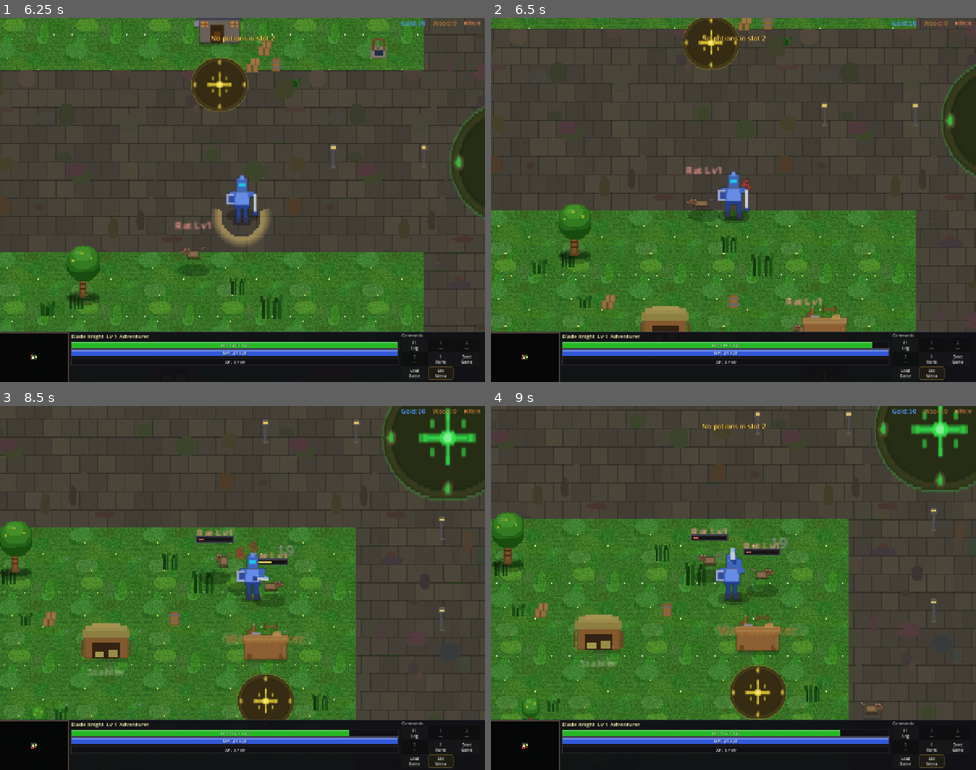
Above: before the commit, frames 1-4 (two rows, left to right).
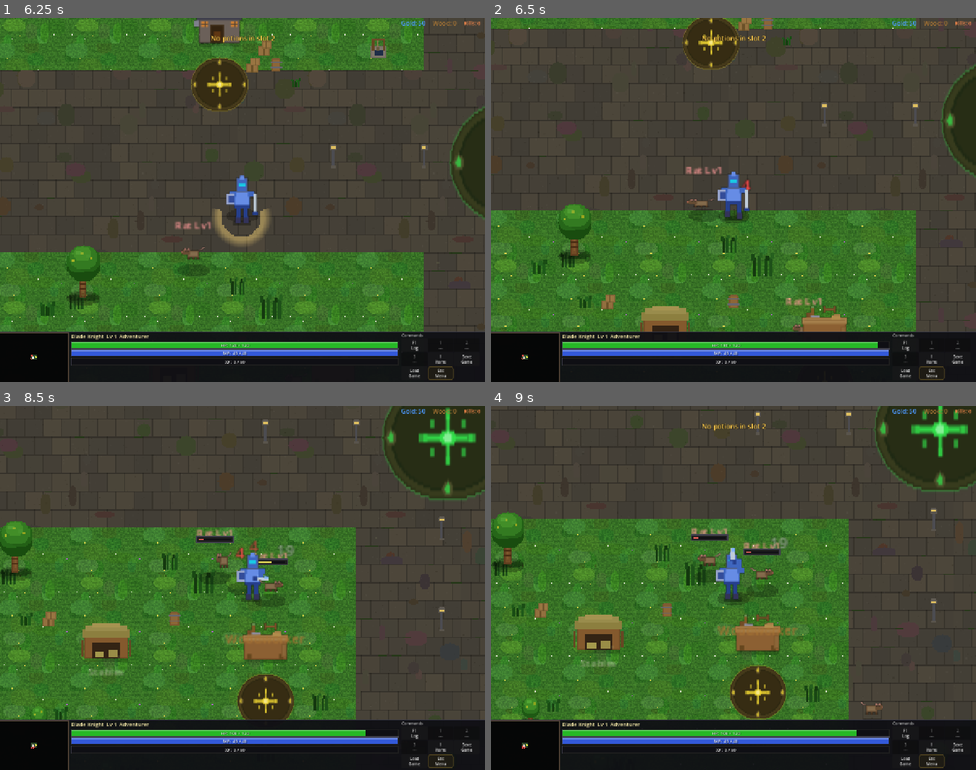
Above: after the commit, the same moments.

Repository: slxny/legends-open-rpg
Game: Godot game, scene res://scenes/main.tscn
The game is run twice, just before and just after one commit, with the same random seed, the same clock (stepped at 60 frames per second) and the same inputs.
Inputs (mouse positions are in pixels of both pictures, inside the frame that each line leads up to):
- Up to frame 1 (6.25 s): click "SELECT" at 0.5 s; tap Enter at 1.25 s; drag from (33, 356) to (242, 178) at 1.27 s; drag from (145, 218) to (266, 232) at 2.02 s; move the mouse to (291, 119) at 2.77 s; hold D (move_right) 2.78-3.5 s; hold Space (attack) 2.78-3.5 s; tap F (interact) at 2.85 s; drag from (218, 272) to (276, 141) at 3.52 s; move the mouse to (388, 254) at 4.27 s; hold A (move_left) 4.28-5 s; hold Space (attack) 4.28-5 s; tap 2 at 4.35 s; drag from (97, 145) to (223, 200) at 5.02 s; move the mouse to (48, 323) at 5.77 s; hold S (move_down) from 5.78 s (still down); hold Space (attack) from 5.78 s (still down); click (48, 323) at 5.92 s
- Up to frame 2 (6.5 s): keep holding S (move_down); keep holding Space (attack)
- Up to frame 3 (8.5 s): release S (move_down) at 6.5 s; release Space (attack) at 6.5 s; drag from (213, 602) to (145, 606) at 6.52 s; drag from (363, 679) to (242, 588) at 7.27 s; drag from (43, 733) to (218, 660) at 8.02 s
- Up to frame 4 (9 s): move the mouse to (879, 748) at 8.77 s; hold S (move_down) from 8.78 s (still down); hold Space (attack) from 8.78 s (still down); tap 2 at 8.85 s; click (879, 748) at 8.92 s

Frame 1 is identical in both runs. In frame 2, less than 0.1% of the frame differs, in the area x 48-80%, y 44-91%; in frame 3, 0.1%, in the area x 48-76%, y 37-91%; in frame 4, less than 0.1%.

Commit message:
Nerf rats 50% and add 2% bleeding debuff (v0.63.1)
Co-Authored-By: Claude Opus 4.6 <noreply@anthropic.com>

Diff:
--- a/scenes/enemies/creep_camp.gd
+++ b/scenes/enemies/creep_camp.gd
@@ -13,10 +13,13 @@
 		"move_speed": 100.0,
 		"attack_range": 28.0,
 		"aggro_range": 120.0,
-		"attack_damage": 6,
-		"xp_reward": 4,
+		"attack_damage": 4,
+		"xp_reward": 2,
 		"gold_reward": 1,
 		"drop_table": "rat",
+		"xp_scale": 4,    # Half normal (8) — rats grow slower
+		"gold_scale": 1,   # Half normal (3)
+		"atk_scale": 1,    # Half normal (3)
 	},
 	"goblin": {
 		"name": "Goblin",
@@ -489,8 +492,8 @@
 		"move_speed": type_data["move_speed"],
 		"attack_range": type_data["attack_range"],
 		"aggro_range": type_data["aggro_range"],
-		"xp_reward": int((type_data["xp_reward"] + (level - 1) * 8) * weakness_factor),
-		"gold_reward": int((type_data["gold_reward"] + (level - 1) * 3) * weakness_factor),
+		"xp_reward": int((type_data["xp_reward"] + (level - 1) * type_data.get("xp_scale", 8)) * weakness_factor),
+		"gold_reward": int((type_data["gold_reward"] + (level - 1) * type_data.get("gold_scale", 3)) * weakness_factor),
 		"drop_table": type_data["drop_table"],
 		"weakness_factor": weakness_factor,
 		"is_mini_boss": is_mini_boss,
@@ -502,7 +505,7 @@
 		var type_max = type_data["level_range"][1]
 		if stats_level > type_max:
 			# Scale explicit attack damage for boosted levels
-			config["attack_damage"] = base_atk + (stats_level - type_max) * 3
+			config["attack_damage"] = base_atk + (stats_level - type_max) * type_data.get("atk_scale", 3)
 		else:
 			config["attack_damage"] = base_atk
 
--- a/scenes/enemies/enemy.gd
+++ b/scenes/enemies/enemy.gd
@@ -223,9 +223,13 @@
 	var alert_range = aggro_range * ALERT_RANGE_MULTIPLIER
 	_alert_range_sq = alert_range * alert_range
 
-	# Randomly assign an effect to some units (~25% of enemies have an effect proc)
-	const EFFECT_TYPES = ["knockback", "paralyze", "slow"]
-	if randf() < 0.25:
+	# Rats always have bleeding at 2% per hit
+	if sprite_type == "rat":
+		_effect_type = "bleeding"
+		_effect_chance = 0.02
+	# Other enemies: randomly assign an effect (~25% of enemies have an effect proc)
+	elif randf() < 0.25:
+		const EFFECT_TYPES = ["knockback", "paralyze", "slow"]
 		_effect_type = EFFECT_TYPES[randi() % EFFECT_TYPES.size()]
 		match _effect_type:
 			"knockback":
@@ -592,6 +596,9 @@
 		"slow":
 			if t.has_method("apply_effect"):
 				t.apply_effect("slow", 3.0)
+		"bleeding":
+			if t.has_method("apply_effect"):
+				t.apply_effect("bleeding", 5.0, 2.0)  # 5s duration, 2 dmg per tick
 
 func take_damage(amount: int, is_crit: bool = false) -> void:
 	if _is_dead:
--- a/scenes/player/player.gd
+++ b/scenes/player/player.gd
@@ -49,6 +49,11 @@
 var _paralyze_timer: float = 0.0
 var _slow_factor: float = 1.0  # 1.0 = normal, < 1.0 = slowed
 var _slow_timer: float = 0.0
+var _is_bleeding: bool = false
+var _bleed_timer: float = 0.0
+var _bleed_tick_timer: float = 0.0
+var _bleed_damage: float = 2.0
+const BLEED_TICK_INTERVAL: float = 1.0
 var _effect_vfx: Sprite2D = null  # Visual indicator for active status effect
 # Heal beacon immunity visual feedback
 var _was_on_heal_beacon: bool = false  # Previous frame state for detecting transitions
@@ -884,6 +889,19 @@
 		if _slow_timer <= 0:
 			_slow_factor = 1.0
 			_clear_effect_vfx()
+	if _is_bleeding:
+		_bleed_timer -= delta
+		_bleed_tick_timer -= delta
+		if _bleed_tick_timer <= 0:
+			_bleed_tick_timer = BLEED_TICK_INTERVAL
+			var stats_comp = $StatsComponent
+			stats_comp.take_damage(int(_bleed_damage))
+			_spawn_damage_number(int(_bleed_damage), false)
+			_spawn_bleed_particles()
+			AudioManager.play_sfx("bleed_tick", -12.0)
+		if _bleed_timer <= 0:
+			_is_bleeding = false
+			_clear_effect_vfx()
 
 func apply_effect(effect_type: String, duration: float, value: float = 0.0) -> void:
 	if is_on_heal_beacon:
@@ -901,6 +919,12 @@
 			_slow_factor = 0.4
 			_slow_timer = duration
 			_spawn_effect_vfx(Color(0.2, 0.5, 1.0, 0.5), duration, "SLOWED!")
+		"bleeding":
+			_is_bleeding = true
+			_bleed_timer = duration
+			_bleed_tick_timer = 0.0  # Tick immediately
+			_bleed_damage = value if value > 0 else 2.0
+			_spawn_effect_vfx(Color(0.8, 0.1, 0.1, 0.6), duration, "BLEEDING!")
 
 func apply_knockback_effect(dir: Vector2, force: float) -> void:
 	if is_on_heal_beacon:
@@ -944,6 +968,27 @@
 	tween.tween_property(label, "position:y", label.position.y - 25, 0.8)
 	tween.parallel().tween_property(label, "modulate:a", 0.0, 0.8)
 	tween.tween_callback(label.queue_free)
+
+func _spawn_bleed_particles() -> void:
+	var particles = CPUParticles2D.new()
+	particles.emitting = true
+	particles.one_shot = true
+	particles.amount = 6
+	particles.lifetime = 0.6
+	particles.explosiveness = 0.8
+	particles.direction = Vector2(0, 1)  # Drip downward
+	particles.spread = 30.0
+	particles.gravity = Vector2(0, 80)
+	particles.initial_velocity_min = 15.0
+	particles.initial_velocity_max = 35.0
+	particles.scale_amount_min = 1.5
+	particles.scale_amount_max = 3.0
+	particles.color = Color(0.7, 0.05, 0.05, 0.9)
+	add_child(particles)
+	# Auto-free after particles finish
+	var cleanup = create_tween()
+	cleanup.tween_interval(1.0)
+	cleanup.tween_callback(particles.queue_free)
 
 func _clear_effect_vfx() -> void:
 	if _effect_vfx_tween and _effect_vfx_tween.is_valid():
--- a/scenes/ui/changelog_dialog.gd
+++ b/scenes/ui/changelog_dialog.gd
@@ -9,9 +9,20 @@
 var _is_visible: bool = false
 var _is_mobile: bool = false
 
-const GAME_VERSION := "v0.63.0"
+const GAME_VERSION := "v0.63.1"
 
 const CHANGELOG: Array[Dictionary] = [
+	{
+		"version": "v0.63.1",
+		"title": "Rat nerf + Bleeding debuff",
+		"date": "2026-02-24",
+		"entries": [
+			"Rats nerfed: 50% reduced XP, attack damage, and attribute growth scaling",
+			"Rats now have a 2% chance per hit to cause Bleeding (damage over time for 5 seconds)",
+			"Bleeding effect shows red pulsing aura, BLEEDING! label, and blood drip particles",
+			"New bleed tick SFX plays each second while bleeding",
+		]
+	},
 	{
 		"version": "v0.63.0",
 		"title": "Underground Crypt dungeon",
--- a/scripts/autoloads/audio_manager.gd
+++ b/scripts/autoloads/audio_manager.gd
@@ -439,6 +439,7 @@
 	_sfx_cache["dungeon_exit"] = _gen_dungeon_exit()
 	_sfx_cache["save_game"] = _gen_save_game()
 	_sfx_cache["load_game"] = _gen_load_game()
+	_sfx_cache["bleed_tick"] = _gen_bleed_tick()
 
 func _gen_sword_swing() -> AudioStreamWAV:
 	# Warm blade slice — smooth swoosh with subtle metal edge
@@ -2109,6 +2110,20 @@
 	_add_sine_segment(samples, 262.0, 0.1, 0.10, 0.30)    # C4
 	_apply_envelope(samples, 0.002, 0.16, 0.36)
 	_soft_clip(samples, 1.1)
+	return _to_stream(samples)
+
+func _gen_bleed_tick() -> AudioStreamWAV:
+	# Short wet squelch for each bleed damage tick
+	var samples = _make_samples(0.15)
+	# Low thud pulse
+	_add_sine_segment(samples, 80.0, 0.35, 0.0, 0.04)
+	_add_sine_segment(samples, 60.0, 0.25, 0.02, 0.06)
+	# Wet noise burst
+	_add_pitched_noise(samples, 600.0, 400.0, 0.18, 0.01)
+	# Slight squelch overtone
+	_add_sine_segment(samples, 320.0, 0.08, 0.01, 0.05)
+	_apply_envelope(samples, 0.002, 0.04, 0.10)
+	_soft_clip(samples, 1.2)
 	return _to_stream(samples)
 
 # ============================================================
